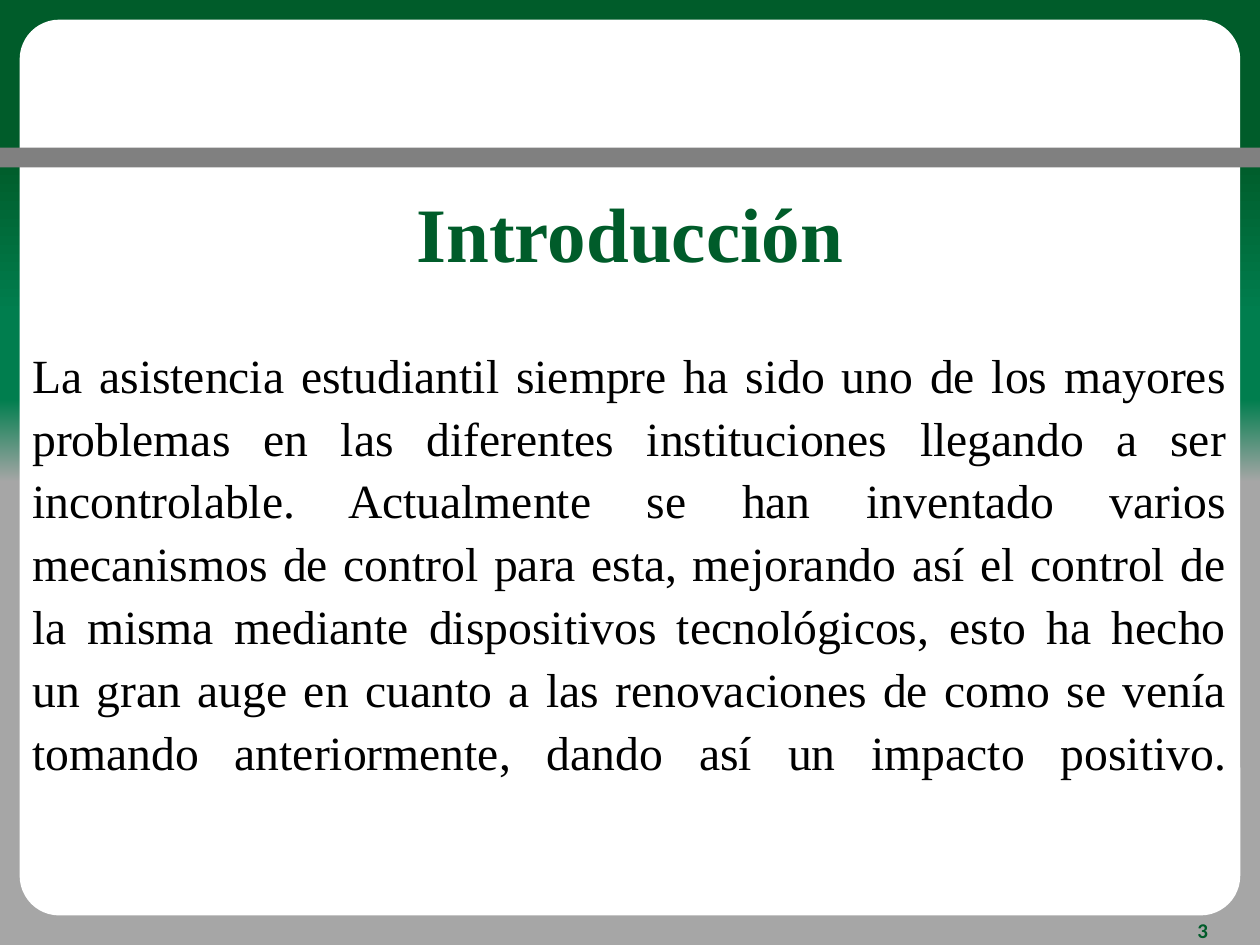
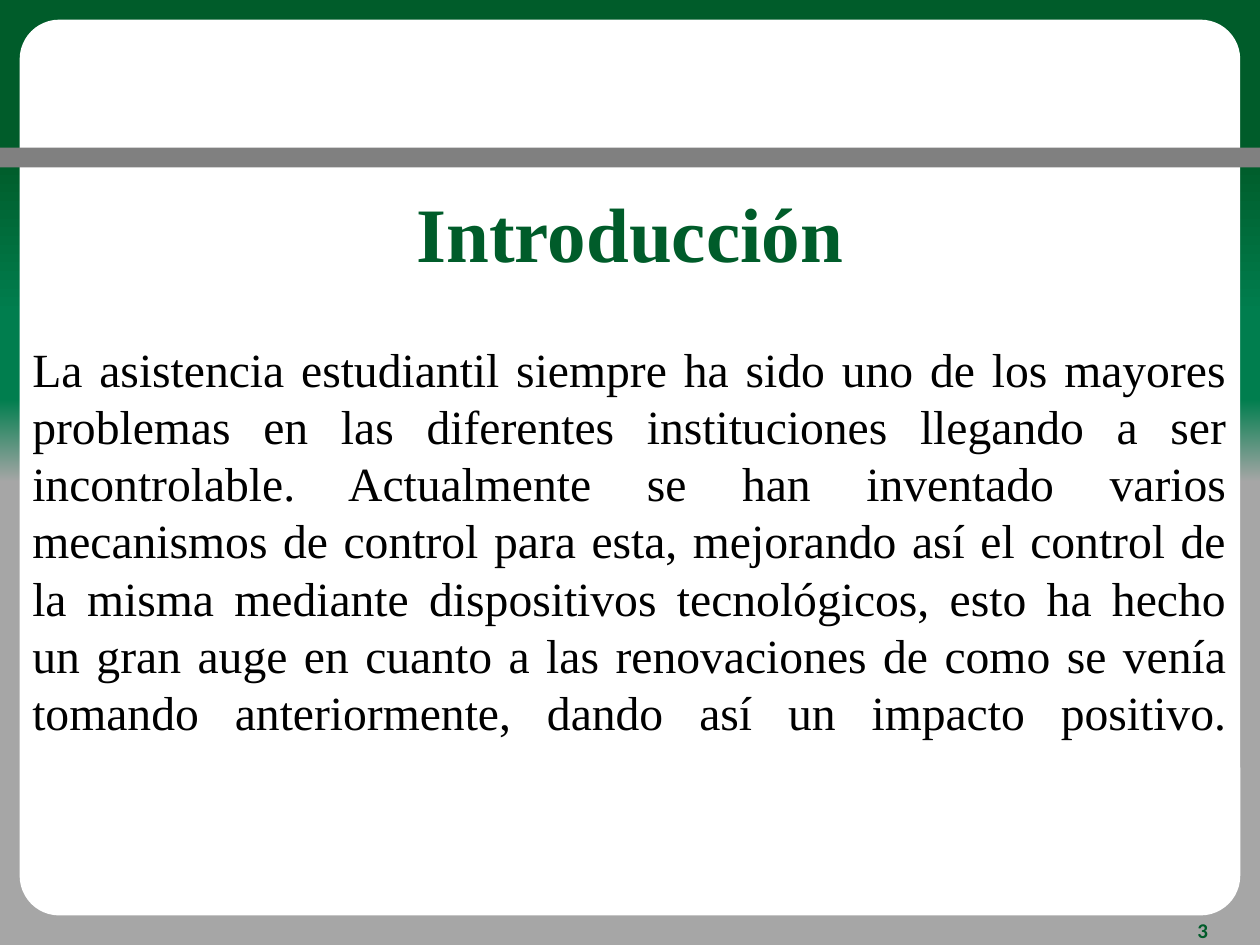
Before and after one commit to JDavidHR/Integrador, a slide deck: slide 3 of Documentos/Proyecto/Power_Point_Requerimientos.pptx. Drawn at 1260x945 pixels with LibreOffice and Linux fonts; fonts in the diff are those of the drawing; background and template pictures are left out. Boxes give left, top, right and bottom in pixels: in the first picture for what was removed or moved away, otherwise in the second. Text is boxed around its words. In the diff, an @@ line names an element or a change of style, - is before the commit and + after.

```diff
--- a/Documentos/Proyecto/Power_Point_Requerimientos.pptx
+++ b/Documentos/Proyecto/Power_Point_Requerimientos.pptx
@@ text "La asistencia estudiantil siempre ha ..." at (x1=32, y1=354, x2=1226, y2=740): line spacing 1.1 to 1 @@
```
Also in this commit, not shown: 6 other slides changed.
